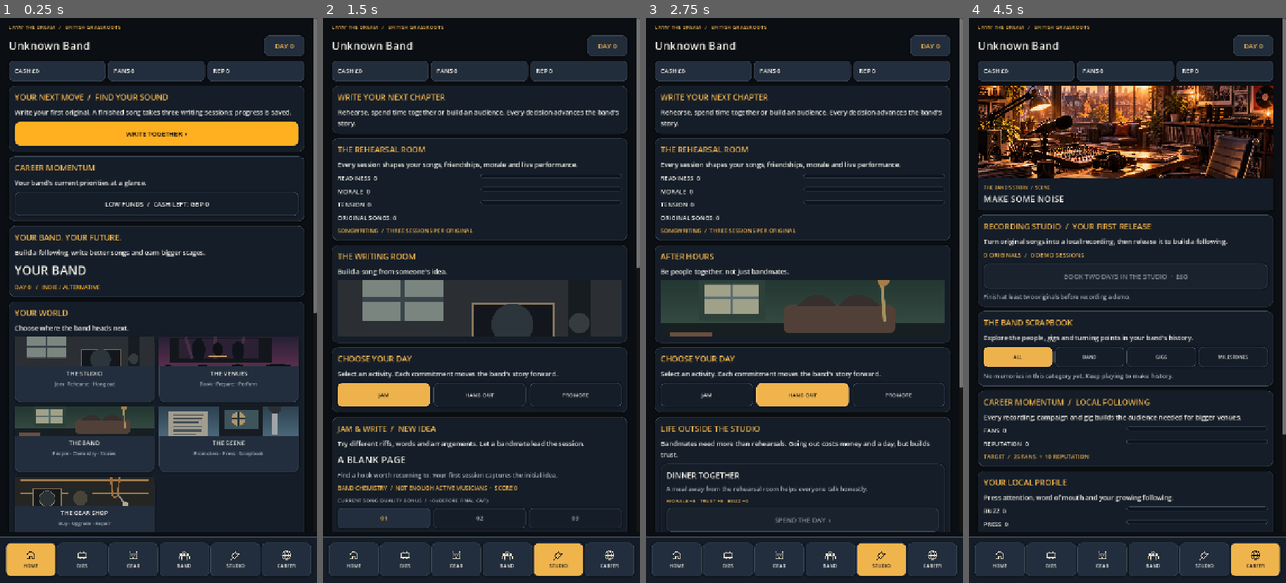
Above: before the commit, frames 1-4 (left to right).
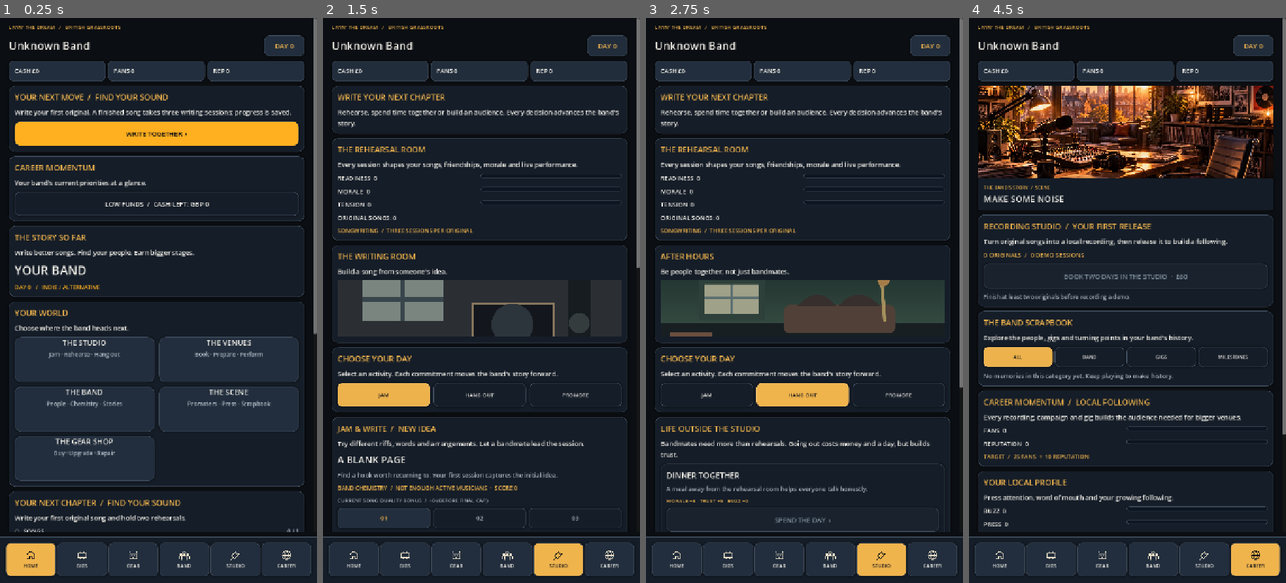
Above: after the commit, the same moments.

Repository: alimuir654-rgb/BandMaster
Game: Godot game, scene res://Scenes/CareerHub.tscn
The game is run twice, just before and just after one commit, with the same random seed, the same clock (stepped at 60 frames per second) and the same inputs. This scene is started directly instead of the project's main scene.
Inputs (mouse positions are in pixels of both pictures, inside the frame that each line leads up to):
- Up to frame 1 (0.25 s): no input
- Up to frame 2 (1.5 s): click "WRITE TOGETHER ›" at 0.5 s; click "JAM" at 1.25 s
- Up to frame 3 (2.75 s): click "HANG OUT" at 2 s
- Up to frame 4 (4.5 s): click "PROMOTE" at 2.75 s; click (1000, 560) at 3.52 s; click "LOW FUNDS / CASH LEFT: GBP 0" at 4.25 s

The runs differ from the first frame. In frame 1, 10% of the frame differs, in the area x 2-100%, y 38-91%; in frame 2, less than 0.1%; in frame 3, less than 0.1%; in frame 4, less than 0.1%.

Commit message:
Replace illustrated home destination tiles with cleaner typography-first navigation

Diff:
--- a/Scripts/career_hub.gd
+++ b/Scripts/career_hub.gd
@@ -290,7 +290,7 @@
   momentum.add_child(signal_button)
   signal_button.pressed.connect(func() -> void: _switch(target_tab))
 
- var stage := _card("YOUR BAND. YOUR FUTURE.","Build a following, write better songs and earn bigger stages.")
+ var stage := _card("THE STORY SO FAR","Write better songs. Find your people. Earn bigger stages.")
  var band_label := _label(stage,str(save_data.get("band",{}).get("name","YOUR BAND")),28,UI.WHITE)
  band_label.size_flags_horizontal = Control.SIZE_EXPAND_FILL
  _label(stage,"DAY %d   /   %s" % [_num("tour_day"),str(Genres.from_save(save_data)["name"]).to_upper()],13,UI.palette(_genre_id())["accent"])
@@ -310,7 +310,7 @@
   var data: Dictionary = spot
   var tile := Button.new()
   tile.size_flags_horizontal = Control.SIZE_EXPAND_FILL
-  tile.custom_minimum_size.y = 112 if CareerLayout.is_compact(get_viewport_rect().size.x) else 148
+  tile.custom_minimum_size.y = 78 if CareerLayout.is_compact(get_viewport_rect().size.x) else 102
   tile.add_theme_stylebox_override("normal",UI.style(UI.ALT,14))
   tile.add_theme_stylebox_override("hover",UI.style(UI.ALT.lightened(0.12),14))
   tile.add_theme_stylebox_override("pressed",UI.style(UI.PANEL,14))
@@ -320,20 +320,10 @@
   tile_content.set_anchors_and_offsets_preset(Control.PRESET_FULL_RECT)
   tile_content.add_theme_constant_override("separation",6)
   tile.add_child(tile_content)
-  var art := TextureRect.new()
-  art.custom_minimum_size.y = 36 if CareerLayout.is_compact(get_viewport_rect().size.x) else 66
-  art.size_flags_horizontal = Control.SIZE_EXPAND_FILL
-  art.expand_mode = TextureRect.EXPAND_IGNORE_SIZE
-  art.stretch_mode = TextureRect.STRETCH_KEEP_ASPECT_COVERED
-  art.mouse_filter = Control.MOUSE_FILTER_IGNORE
-  var art_path := "res://Art/uk_%s_banner.svg" % str(data["art"])
-  if ResourceLoader.exists(art_path):
-   art.texture = load(art_path)
-  tile_content.add_child(art)
-  var heading := _label(tile_content,str(data["name"]),14,UI.WHITE)
+  var heading := _label(tile_content,str(data["name"]),17,UI.WHITE)
   heading.horizontal_alignment = HORIZONTAL_ALIGNMENT_CENTER
   heading.mouse_filter = Control.MOUSE_FILTER_IGNORE
-  var tagline := _label(tile_content,str(data["caption"]),11,UI.MUTED)
+  var tagline := _label(tile_content,str(data["caption"]),13,UI.MUTED)
   tagline.horizontal_alignment = HORIZONTAL_ALIGNMENT_CENTER
   tagline.mouse_filter = Control.MOUSE_FILTER_IGNORE
   var target: String = str(data["tab"])
